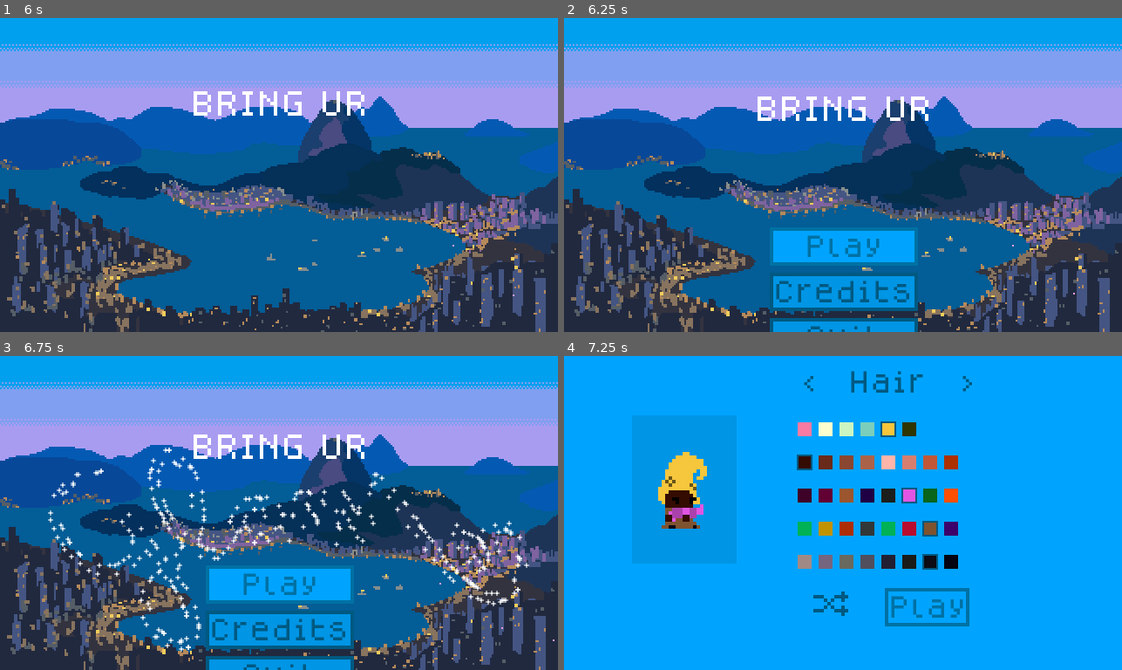
Above: before the commit, frames 1-4 (two rows, left to right).
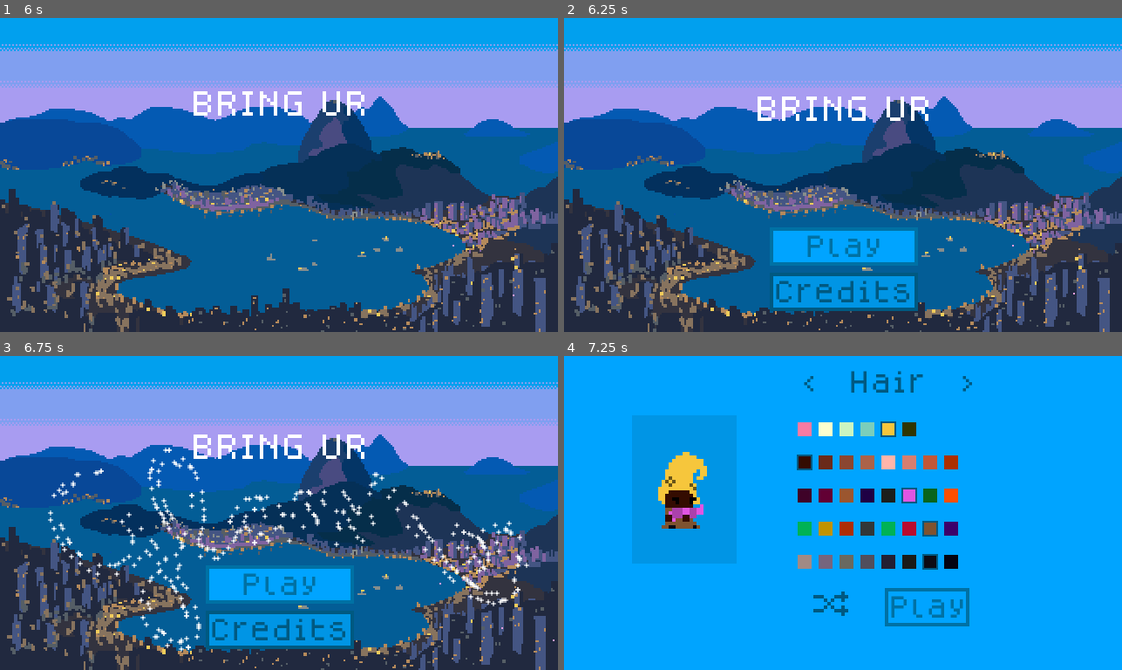
Above: after the commit, the same moments.

Repository: hamiltonromualdo/bring-ur-glam
Game: Godot game, scene res://src/UserInterface/TitleScreen.tscn
The game is run twice, just before and just after one commit, with the same random seed, the same clock (stepped at 60 frames per second) and the same inputs. Sound files missing from this copy of the repository are replaced by a short silence.
Inputs (mouse positions are in pixels of both pictures, inside the frame that each line leads up to):
- Up to frame 1 (6 s): tap Enter at 0.5 s; move the mouse to (401, 159) at 0.52 s; hold Right (ui_right) 0.53-2.03 s; tap Space at 1.25 s; move the mouse to (167, 190) at 1.27 s; move the mouse to (334, 105) at 2.02 s; hold Left (ui_left) 2.03-2.78 s; move the mouse to (251, 237) at 2.77 s; hold Right (ui_right) 2.78-4.28 s; move the mouse to (446, 222) at 3.52 s; move the mouse to (111, 127) at 4.27 s; hold Left (ui_left) 4.28-5.03 s; move the mouse to (306, 175) at 5.02 s; hold Right (ui_right) 5.03-5.78 s; move the mouse to (195, 96) at 5.77 s; hold Left (ui_left) from 5.78 s (still down)
- Up to frame 2 (6.25 s): keep holding Left (ui_left)
- Up to frame 3 (6.75 s): release Left (ui_left) at 6.5 s; click "Play" at 6.5 s
- Up to frame 4 (7.25 s): no input

Frame 1 is identical in both runs. In frame 2, 1.2% of the frame differs, in the area x 36-64%, y 95-100%; in frame 3, 1.2%; in frame 4, nothing differs.

Commit message:
Hide Quit button from title screen

Diff:
--- a/bring_ur_glam/src/UserInterface/TitleScreen.tscn
+++ b/bring_ur_glam/src/UserInterface/TitleScreen.tscn
@@ -112,18 +112,18 @@
 next_scene = ExtResource( 4 )
 
 [node name="CreditsButton" parent="Menu" instance=ExtResource( 3 )]
-margin_left = 259.0
-margin_top = 154.0
-margin_right = 311.0
-margin_bottom = 177.0
+margin_top = 27.0
+margin_right = 85.0
+margin_bottom = 50.0
 theme = ExtResource( 1 )
 text = "Credits"
 script = null
 
 [node name="QuitButton" parent="Menu" instance=ExtResource( 2 )]
-margin_top = 27.0
+visible = false
+margin_top = 54.0
 margin_right = 85.0
-margin_bottom = 50.0
+margin_bottom = 77.0
 disabled = true
 
 [connection signal="pressed" from="Menu/CreditsButton" to="." method="_on_CreditsButton_pressed"]
